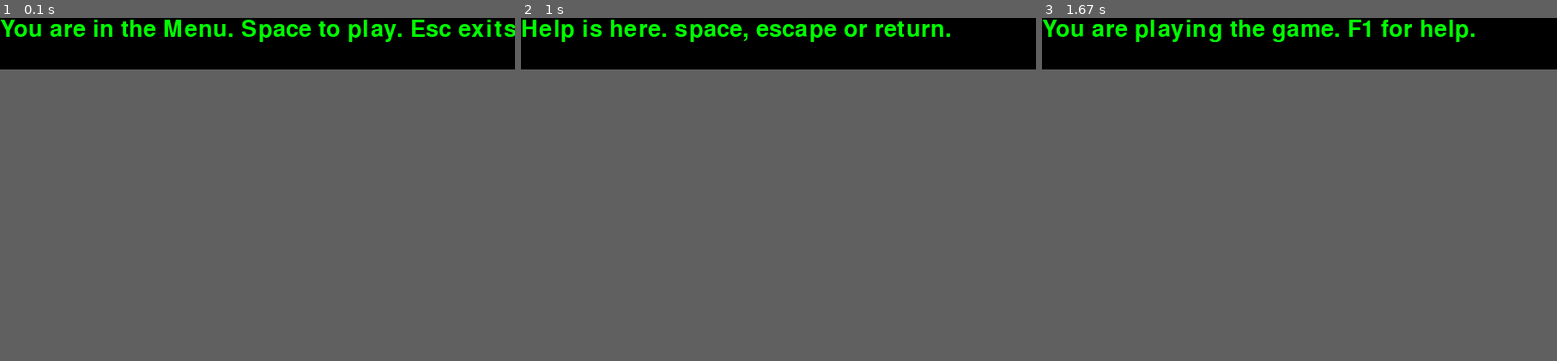
Above: before the commit, frames 1-3 (left to right).
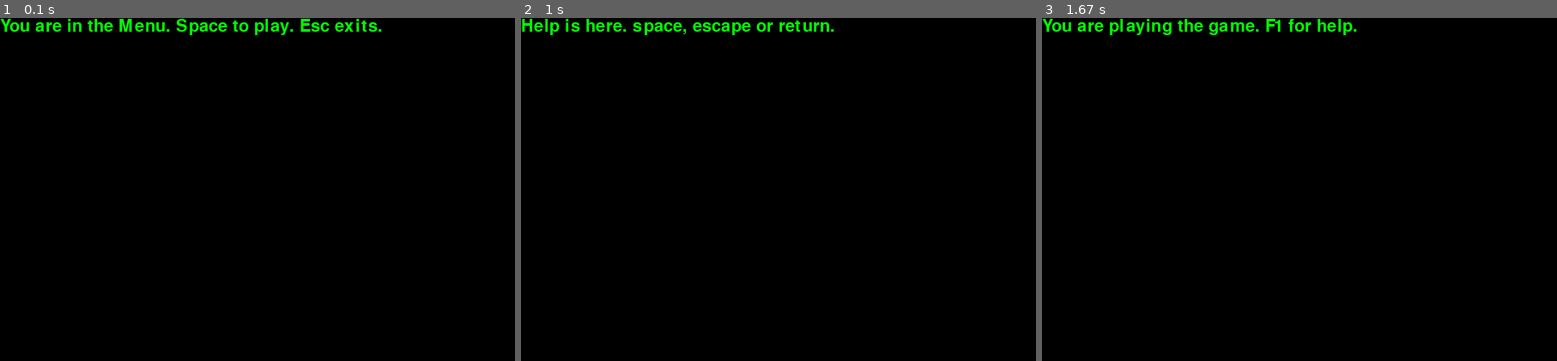
Above: after the commit, the same moments.

Repository: AngelVI13/mvc_pygame
Game: pygame game, started from main.py
The game is run twice, just before and just after one commit, with the same random seed, the same clock (stepped at 60 frames per second) and the same inputs.
Inputs:
- Up to frame 1 (0.1 s): no input
- Up to frame 2 (1 s): tap Space at 0.33 s; tap F1 at 0.67 s
- Up to frame 3 (1.67 s): tap Space at 1.07, 1.37 s
In our replay, the window is 600x60 before the commit and 600x400 after it. These sizes can differ from the game's own. Grey fills any space a smaller window leaves; there, only what the larger window draws over its background counts as a difference.

The runs differ from the first frame. In frame 1, 2.6% of the frame differs, in the area x 0-100%, y 0-7%; in frame 2, 2.2%; in frame 3, 2.3%.

Commit message:
Blackified code. Added parameters to View (win size, title etc.)

Diff:
--- a/controller.py
+++ b/controller.py
@@ -33,24 +33,31 @@
                 self.event_manager.post(QuitEvent())
             # handle key down events
             if event.type == pygame.KEYDOWN:
-                if event.key == pygame.K_ESCAPE:
-                    self.event_manager.post(StateChangeEvent(None))
-                else:
-                    current_state = self.model.state.peek()
+                self.handle_keydown_event(event)
 
-                    try:
-                        handler = self.keydown_state_map[current_state]
-                    except KeyError:
-                        raise Exception(f"Unknown state: {current_state}. No handling defined for state.")
-                    else:
-                        handler(event)
+    def handle_keydown_event(self, event):
+        if event.key == pygame.K_ESCAPE:
+            self.event_manager.post(StateChangeEvent(None))
+            return
+
+        current_state = self.model.state.peek()
+
+        try:
+            handler = self.keydown_state_map[current_state]
+        except KeyError:
+            raise Exception(
+                f"Unknown state: {current_state}. No handling defined for state."
+            )
+        else:
+            handler(event)
 
     def keydown_menu(self, event):
         """Handles menu key events."""
 
         # escape pops the menu
         if event.key == pygame.K_ESCAPE:
-            self.event_manager.post(StateChangeEvent(None))  # todo shady. not intuitive that this pops the state
+            # todo shady. not intuitive that this pops the state
+            self.event_manager.post(StateChangeEvent(None))
 
         # space plays the game
         if event.key == pygame.K_SPACE:
--- a/eventmanager.py
+++ b/eventmanager.py
@@ -5,31 +5,28 @@
     """A superclass for any events that might be generated by an
     object and sent to the EventManager.
     """
-    name = "Generic event"
 
-    def __str__(self):
-        return self.name
+    def __repr__(self):
+        return f"{self.__class__.__name__}()"
 
 
 class QuitEvent(Event):
-    name = "Quit event"
+    pass
 
 
 class TickEvent(Event):
-    name = "Tick event"
+    pass
 
 
-class InputEvent(Event):
+class InputEvent(Event):  # todo split to Keyboard and MouseClick Event
     """Keyboard or mouse input event"""
-
-    name = "Input event"
 
     def __init__(self, unicode_char, click_pos):
         self.char = unicode_char
         self.click_pos = click_pos
 
-    def __str__(self):
-        return f"{self.name}, char={self.char}, clickpos={self.click_pos}"
+    def __repr__(self):
+        return f'{self.__class__.__name__}(unicode_char="{self.char}", click_pos={self.click_pos})'
 
 
 class InitializeEvent(Event):
@@ -40,29 +37,30 @@
     to minimize snafus todo ???
     (if some rely on others being yet created)
     """
-    name = "Initialize event"
+
+    pass
 
 
 class StateChangeEvent(Event):
     """Change the model state machine.
     Given a None state will pop() instead of push
     """
-    name = "State change event"
 
     def __init__(self, state):
         self.state = state
 
     def __str__(self):
         if self.state:
-            return f'{self.name} pushed {self.state}'
+            return f"{self.__class__.__name__} pushed {self.state}"
         else:
-            return f'{self.name} popped'
+            return f"{self.__class__.__name__} popped"
 
 
 class EventManager:
     """
     Coordinates the communication between the Model, View and Controller
     """
+
     def __init__(self):
         self.listeners = WeakKeyDictionary()
 
@@ -94,6 +92,7 @@
     """Base Listener class. Implements registering listeners and
     an abstract method for notify()ing subscribers.
     """
+
     def __init__(self, event_manager: EventManager):
         self.event_manager = event_manager
         event_manager.register_listener(self)
--- a/main.py
+++ b/main.py
@@ -7,10 +7,10 @@
 def run():
     event_manager = eventmanager.EventManager()
     game_model = model.GameEngine(event_manager)
-    keyboard = controller.Keyboard(event_manager, game_model)
-    graphics = view.GraphicalView(event_manager, game_model)
+    _keyboard = controller.Keyboard(event_manager, game_model)
+    _graphics = view.GraphicalView(event_manager, game_model)
     game_model.run()
 
 
-if __name__ == '__main__':
+if __name__ == "__main__":
     run()
--- a/model.py
+++ b/model.py
@@ -58,6 +58,7 @@
     peek(), pop() and push() perform as traditionally expected.
     peeking and popping an empty stack returns None,
     """
+
     def __init__(self):
         self.state_stack = []
 
@@ -90,4 +91,3 @@
         Returns the pushed value
         """
         self.state_stack.append(state)
-        return state  # todo ???
--- a/view.py
+++ b/view.py
@@ -1,18 +1,34 @@
+from typing import Tuple
+
 import pygame
-import model
+from model import GameEngine, STATE_MENU, STATE_HELP, STATE_PLAY
 from eventmanager import *
 
 
 class GraphicalView(Listener):
     """Draws the model state onto the screen"""
 
-    def __init__(self, event_manager, model_object):
+    def __init__(
+        self,
+        event_manager: EventManager,
+        model_object: GameEngine,
+        win_size: Tuple[int, int] = (600, 400),
+        win_title: str = "Application",
+        fps: int = 30,
+    ):
         """
         @param event_manager: Pointer to EventManager allows us to post messages to the event queue
         @param model_object: Pointer to GameEngine: a strong reference to the game Model
+        @param win_size: Tuple containing window wight and height
+        @param win_title: Window title text
+        @param fps: Frames per second
         """
         super().__init__(event_manager)  # Register listener to event manager
         self.model = model_object
+        self.window_size = win_size
+        self.window_title = win_title
+        self.fps = fps
+
         self.initialized = False
 
         self.screen = None  # the screen surface
@@ -29,46 +45,53 @@
             self.initialized = False
             pygame.quit()
         elif isinstance(event, TickEvent):
+            # only draw on tick events and when initialized
             if not self.initialized:
                 return
 
             current_state = self.model.state.peek()
-            if current_state == model.STATE_MENU:
+            if current_state == STATE_MENU:
                 self.render_menu()
-            if current_state == model.STATE_PLAY:
+            if current_state == STATE_PLAY:
                 self.render_play()
-            if current_state == model.STATE_HELP:
+            if current_state == STATE_HELP:
                 self.render_help()
             # limit the redraw speed to 30 frames per second
-            self.clock.tick(30)
+            self.clock.tick(self.fps)
 
     def render_menu(self):
         """Render the game menu"""
-        self.screen.fill((0, 0, 0))  # todo color constant
-        text = self.small_font.render('You are in the Menu. Space to play. Esc exits.', True, (0, 255, 0))
+        self.screen.fill(pygame.Color("black"))  # todo color constant
+        text = self.small_font.render(
+            "You are in the Menu. Space to play. Esc exits.", True, (0, 255, 0)
+        )
         self.screen.blit(text, (0, 0))
         pygame.display.flip()  # todo move flip to notify() before clock.tick()?
 
     def render_play(self):
         """Render the game play."""
-        self.screen.fill((0, 0, 0))
-        text = self.small_font.render('You are playing the game. F1 for help.', True, (0, 255, 0))
+        self.screen.fill(pygame.Color("black"))
+        text = self.small_font.render(
+            "You are playing the game. F1 for help.", True, pygame.Color("green")
+        )
         self.screen.blit(text, (0, 0))
         pygame.display.flip()
 
     def render_help(self):
         """Render the help screen"""
-        self.screen.fill((0, 0, 0))
-        text = self.small_font.render('Help is here. space, escape or return.', True, (0, 255, 0))
+        self.screen.fill(pygame.Color("black"))
+        text = self.small_font.render(
+            "Help is here. space, escape or return.", True, pygame.Color("green")
+        )
         self.screen.blit(text, (0, 0))
         pygame.display.flip()
 
     def initialize(self):
         """Set up the pygame graphical display and loads graphical resources"""
         pygame.init()
-        pygame.font.init()  # todo ???
-        pygame.display.set_caption('demo game')
-        self.screen = pygame.display.set_mode((600, 60))  # todo store in vars
+        pygame.font.init()
+        pygame.display.set_caption(self.window_title)
+        self.screen = pygame.display.set_mode(self.window_size)
         self.clock = pygame.time.Clock()
-        self.small_font = pygame.font.Font(None, 40)
+        self.small_font = pygame.font.Font(None, 30)
         self.initialized = True
